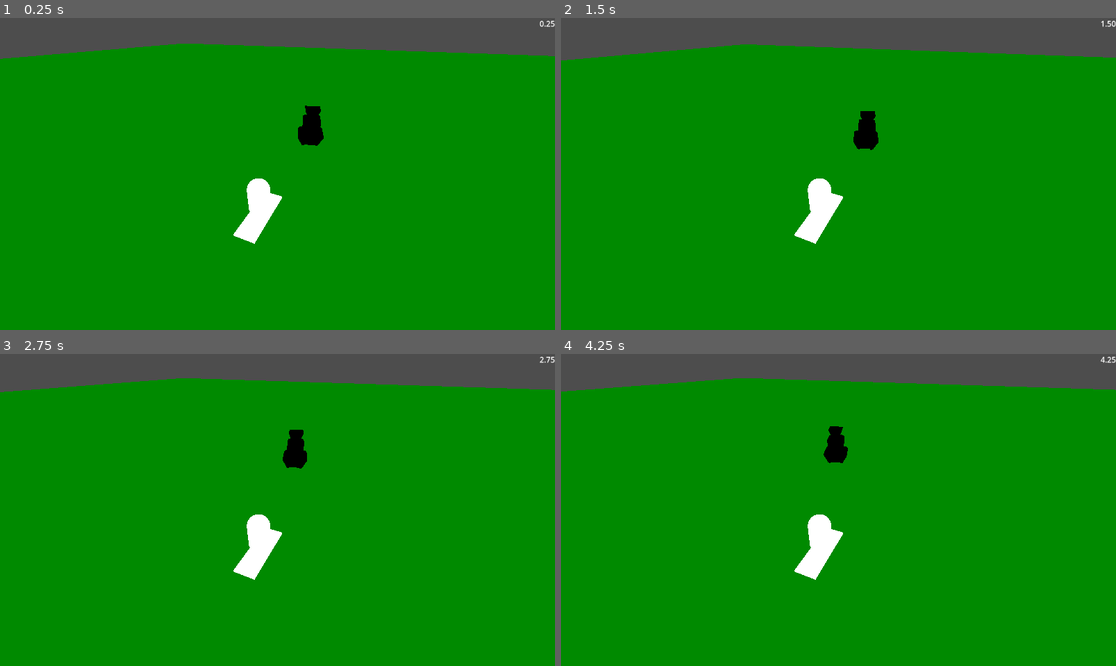
Above: before the commit, frames 1-4 (two rows, left to right).
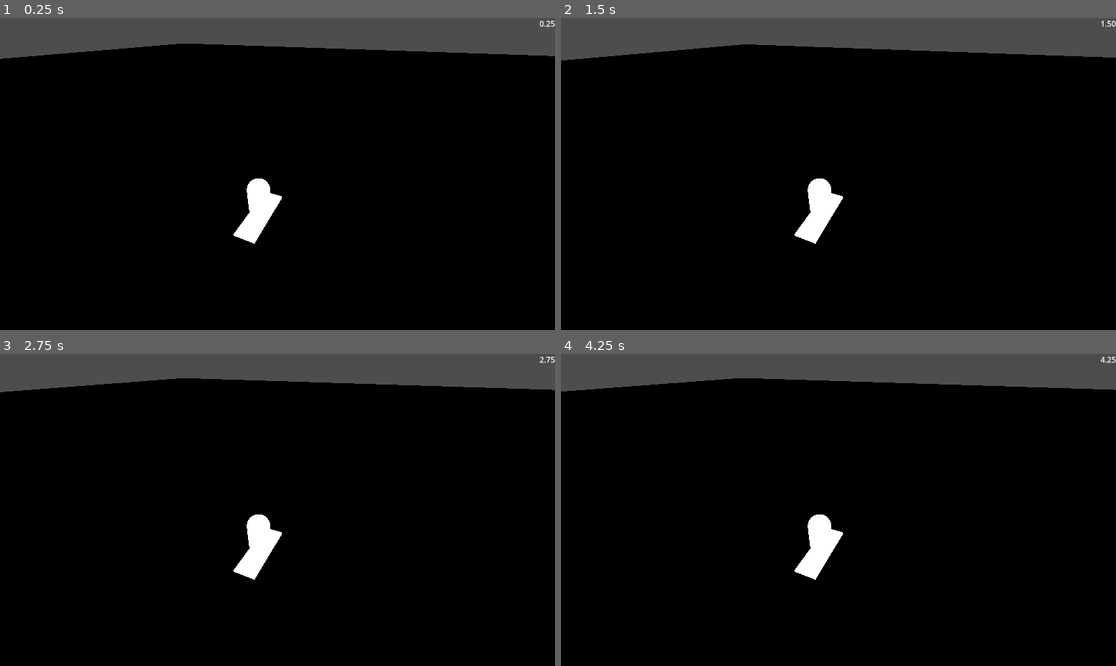
Above: after the commit, the same moments.

Repository: Steffo99/cinnos
Game: Godot game, scene res://Root.tscn
The game is run twice, just before and just after one commit, with the same random seed, the same clock (stepped at 60 frames per second) and the same inputs.
Inputs:
- Up to frame 1 (0.25 s): no input
- Up to frame 2 (1.5 s): hold D (move_right) 0.53-1.28 s; tap Space (jump) at 0.77 s; hold S (move_down) from 1.28 s (still down)
- Up to frame 3 (2.75 s): tap Space (jump) at 1.52 s; release S (move_down) at 2.03 s; hold D (move_right) from 2.03 s (still down)
- Up to frame 4 (4.25 s): release D (move_right) at 2.78 s; hold W (move_up) 2.78-3.53 s; tap Space (jump) at 3.02, 3.77 s; hold A (move_left) from 3.53 s (still down)

The runs differ from the first frame. In frame 1, 88% of the frame differs, in the area x 0-100%, y 8-100%; in frame 2, 88%; in frame 3, 89%; in frame 4, 89%, in the area x 0-100%, y 7-100%.

Commit message:
Add Materials

Diff:
--- a/Root.tscn
+++ b/Root.tscn
@@ -1,7 +1,8 @@
-[gd_scene load_steps=12 format=3 uid="uid://4whij2hmts0t"]
+[gd_scene load_steps=13 format=3 uid="uid://4whij2hmts0t"]
 
 [ext_resource type="Script" path="res://Player.gd" id="1_wt4gx"]
-[ext_resource type="Material" uid="uid://dondfiavgo2ws" path="res://Unshaded.material" id="2_upp15"]
+[ext_resource type="Material" path="res://Unshaded.material" id="2_upp15"]
+[ext_resource type="Texture2D" uid="uid://bwiymy4ls5l8a" path="res://addons/kenney_prototype_textures/red/texture_05.png" id="3_gtnhv"]
 [ext_resource type="Script" path="res://GameTimer.gd" id="3_y362g"]
 [ext_resource type="PackedScene" uid="uid://t0gblqb4yr8m" path="res://models/turret.glb" id="4_uubk4"]
 
@@ -17,12 +18,11 @@
 material = ExtResource("2_upp15")
 size = Vector3(1, 0.1, 3)
 
-[sub_resource type="StandardMaterial3D" id="StandardMaterial3D_1au4d"]
-shading_mode = 0
-albedo_color = Color(0, 0.541176, 0, 1)
+[sub_resource type="StandardMaterial3D" id="StandardMaterial3D_lkb30"]
+albedo_texture = ExtResource("3_gtnhv")
 
 [sub_resource type="PlaneMesh" id="PlaneMesh_opk07"]
-material = SubResource("StandardMaterial3D_1au4d")
+material = SubResource("StandardMaterial3D_lkb30")
 size = Vector2(200, 200)
 
 [sub_resource type="BoxShape3D" id="BoxShape3D_2bm1d"]
Not shown, added: addons/kenney_prototype_textures/LICENSE.txt
Binary file added: addons/kenney_prototype_textures/dark/texture_01.png
Not shown, added: addons/kenney_prototype_textures/dark/texture_01.png.import
Binary file added: addons/kenney_prototype_textures/dark/texture_02.png
Not shown, added: addons/kenney_prototype_textures/dark/texture_02.png.import
Binary file added: addons/kenney_prototype_textures/dark/texture_03.png
Not shown, added: addons/kenney_prototype_textures/dark/texture_03.png.import
Binary file added: addons/kenney_prototype_textures/dark/texture_04.png
Not shown, added: addons/kenney_prototype_textures/dark/texture_04.png.import
Binary file added: addons/kenney_prototype_textures/dark/texture_05.png
Not shown, added: addons/kenney_prototype_textures/dark/texture_05.png.import
Binary file added: addons/kenney_prototype_textures/dark/texture_06.png
(and 145 more such lines)
